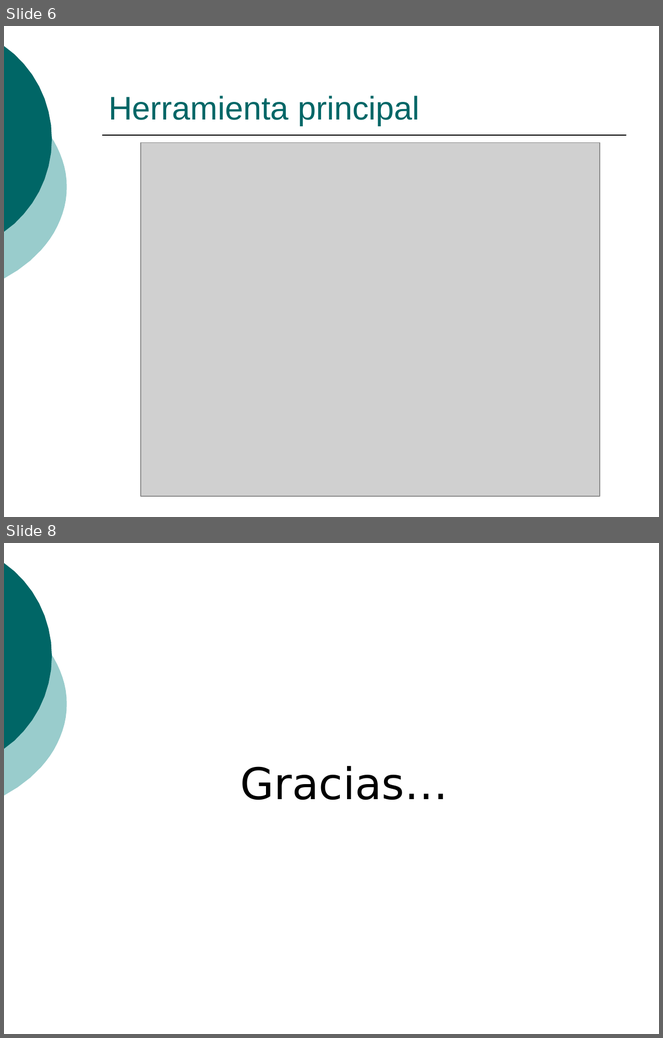
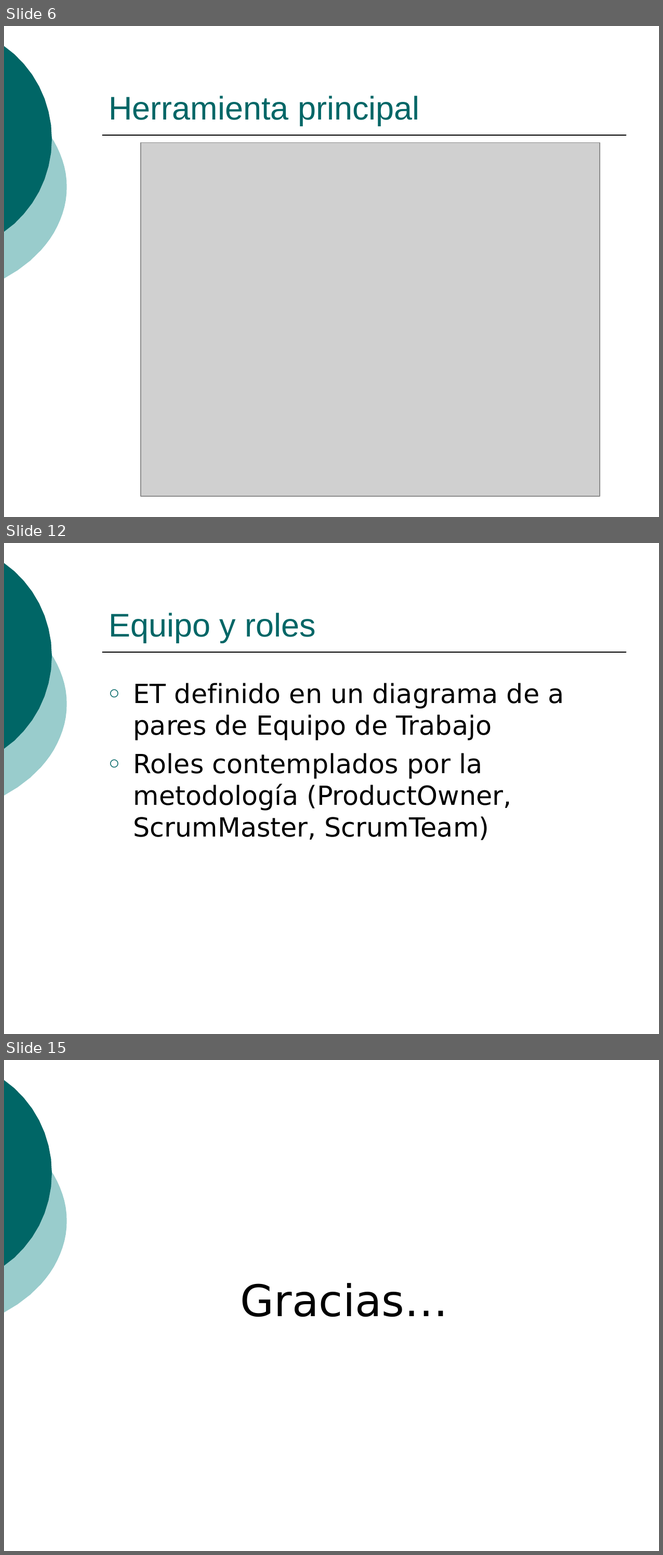
Before and after one commit to ingevy/taller-desarrollo-proyectos-ii-2do-2010, a slide deck: doc/presentaciones/Presentación inicial.ppt. Shown one above the other, each under a label of ours: slides 6 and 8 before the commit, slides 6, 12 and 15 after it; the slides between them are not shown. The pictures are 663x1038 and 663x1555 pixels, drawn with LibreOffice and Linux fonts; fonts in the diff are those of the drawing; grey boxes stand for pictures. Boxes give left, top, right and bottom in pixels: in the first picture for what was removed or moved away, otherwise in the second. Text is boxed around its words. In the diff, an @@ line names an element or a change of style, - is before the commit and + after.

```diff
--- a/doc/presentaciones/Presentación inicial.ppt
+++ b/doc/presentaciones/Presentación inicial.ppt
@@ slide 12 added at (4,543,659,1034), background #FFFFFF; not listed: 3 template elements that a slide beside it also shows @@
@@ title added at (109,613,317,642), 36 pt, text #006666 @@
+Equipo y roles
@@ text added at (133,683,564,840), 29 pt, text #000000 @@
+○ ET definido en un diagrama de a pares de Equipo de Trabajo
+○ Roles contemplados por la metodología (ProductOwner, ScrumMaster, ScrumTeam)
@@ what was slide 8 is now slide 15 @@
```
Also in this commit, not shown: 1 slide changed, 7 other slides added, 1 slide removed.
